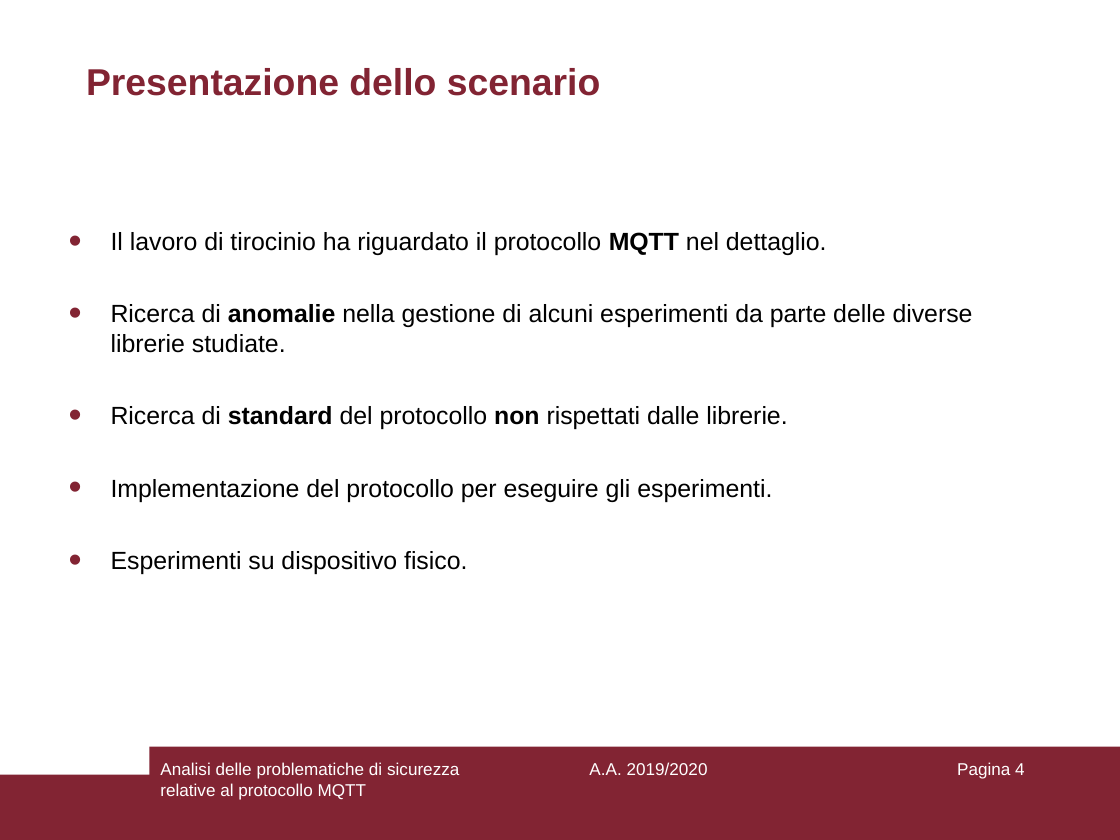
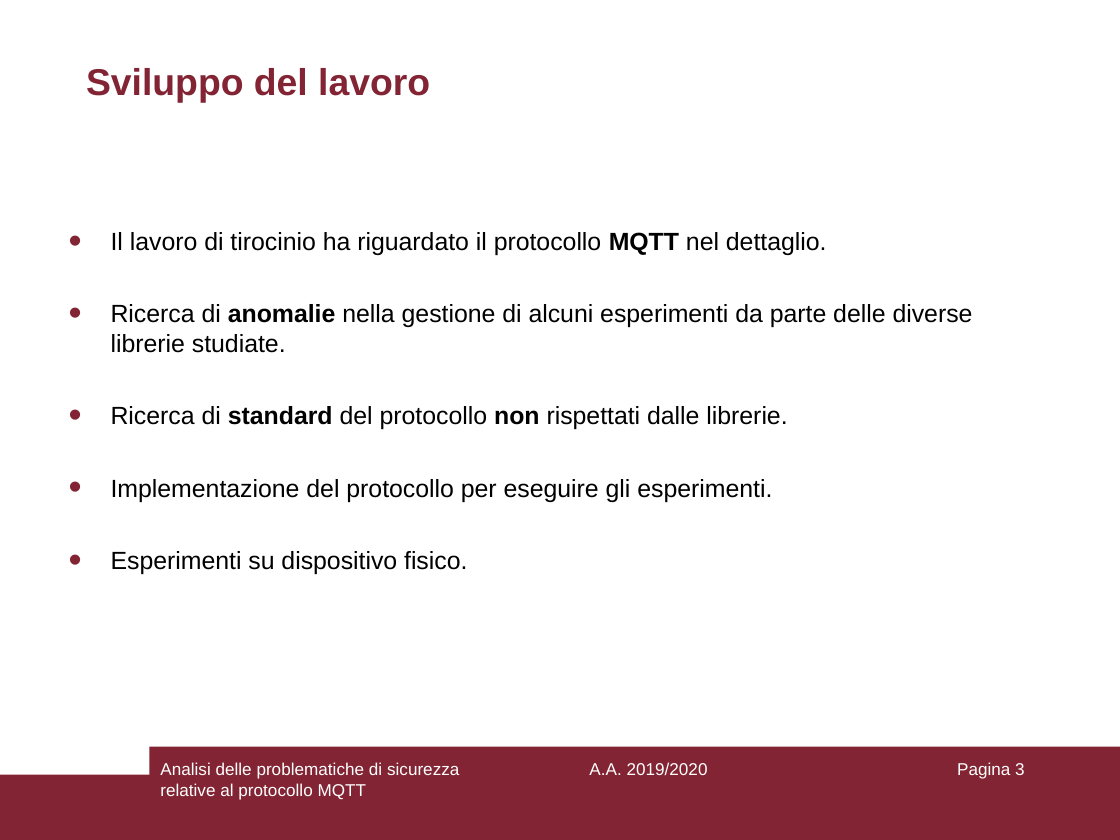
Before and after one commit to aedoardo/bachelor-degree-thesis, a slide deck: slide 3 of slides/Presentazione.ppt (slide 4 before the commit). Drawn at 1120x840 pixels with LibreOffice and Linux fonts; fonts in the diff are those of the drawing. Boxes give left, top, right and bottom in pixels: in the first picture for what was removed or moved away, otherwise in the second. Text is boxed around its words. In the diff, an @@ line names an element or a change of style, - is before the commit and + after.

```diff
--- a/slides/Presentazione.ppt
+++ b/slides/Presentazione.ppt
@@ title at bbox=[86, 68, 430, 103]: text changed @@
-Presentazione dello scenario
+Sviluppo del lavoro
@@ page number at bbox=[957, 762, 1025, 779]: text changed @@
-Pagina 4
+Pagina 3
```
Also in this commit, not shown: 7 other slides changed, 3 slides added, 1 other file.
